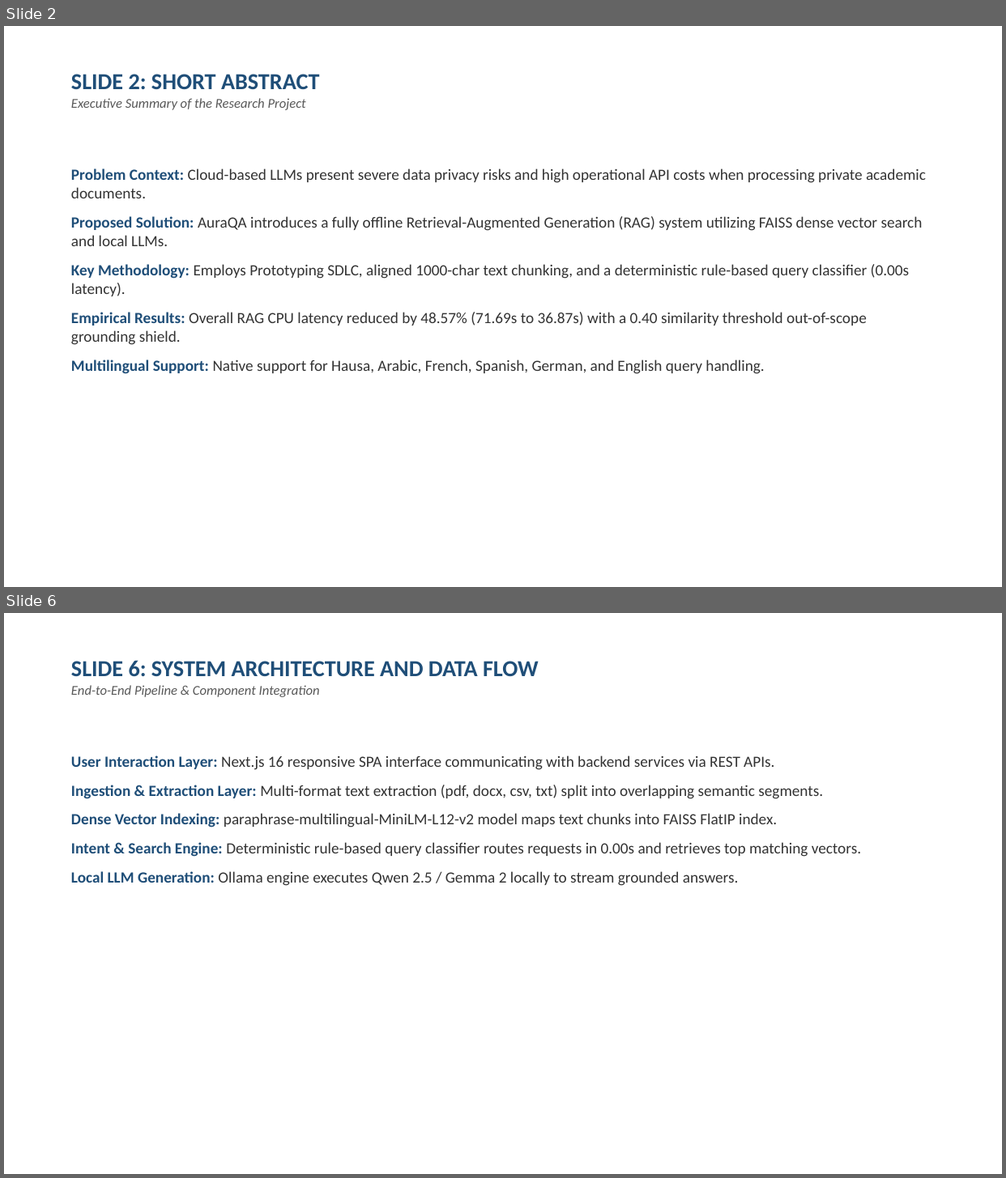
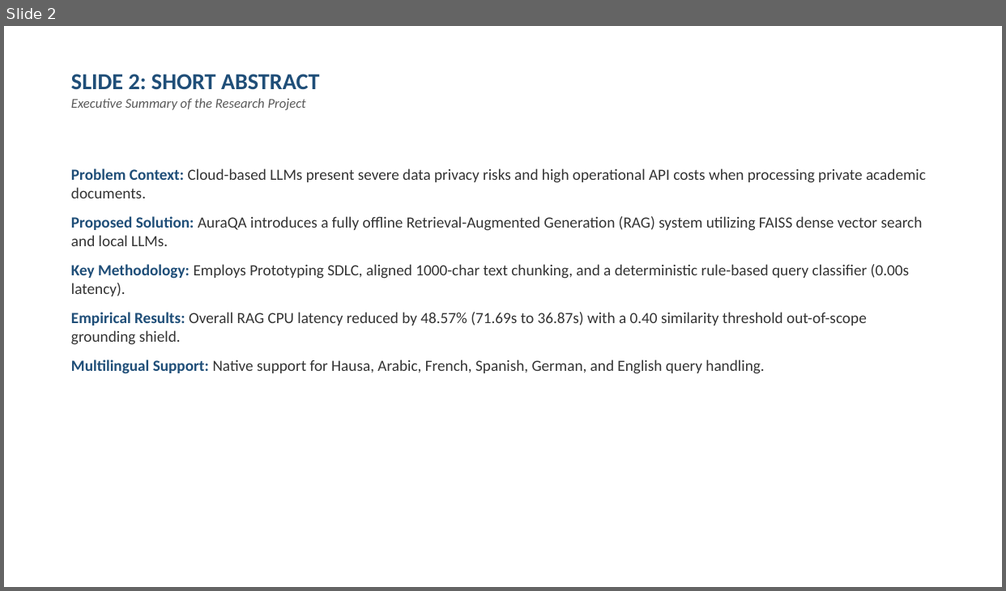
Before and after one commit to SageerAuwal/AuraQA, a slide deck: Professional_Project_Defense_Presentation_AuraQA.pptx. Shown one above the other, each under a label of ours: slides 2 and 6 before the commit, slide 2 after it; the slides between them are not shown. The pictures are 1006x1178 and 1006x591 pixels, drawn with LibreOffice and Linux fonts; fonts in the diff are those of the drawing. Boxes give left, top, right and bottom in pixels: in the first picture for what was removed or moved away, otherwise in the second. Text is boxed around its words. In the diff, an @@ line names an element or a change of style, - is before the commit and + after.

```diff
--- a/Professional_Project_Defense_Presentation_AuraQA.pptx
+++ b/Professional_Project_Defense_Presentation_AuraQA.pptx
@@ slide 6 removed at (x1=4, y1=613, x2=1002, y2=1174), background #FFFFFF @@
@@ text removed at (x1=71, y1=660, x2=539, y2=697) @@
-SLIDE 6: SYSTEM ARCHITECTURE AND DATA FLOW
-End-to-End Pipeline & Component Integration
@@ text removed at (x1=71, y1=756, x2=861, y2=886) @@
-User Interaction Layer: Next.js 16 responsive SPA interface communicating with backend services via REST APIs.
-Ingestion & Extraction Layer: Multi-format text extraction (pdf, docx, csv, txt) split into overlapping semantic segments.
-Dense Vector Indexing: paraphrase-multilingual-MiniLM-L12-v2 model maps text chunks into FAISS FlatIP index.
-Intent & Search Engine: Deterministic rule-based query classifier routes requests in 0.00s and retrieves top matching vectors.
-Local LLM Generation: Ollama engine executes Qwen 2.5 / Gemma 2 locally to stream grounded answers.
```
Also in this commit, not shown: 7 slides changed, 3 other slides removed, 2 other files.
